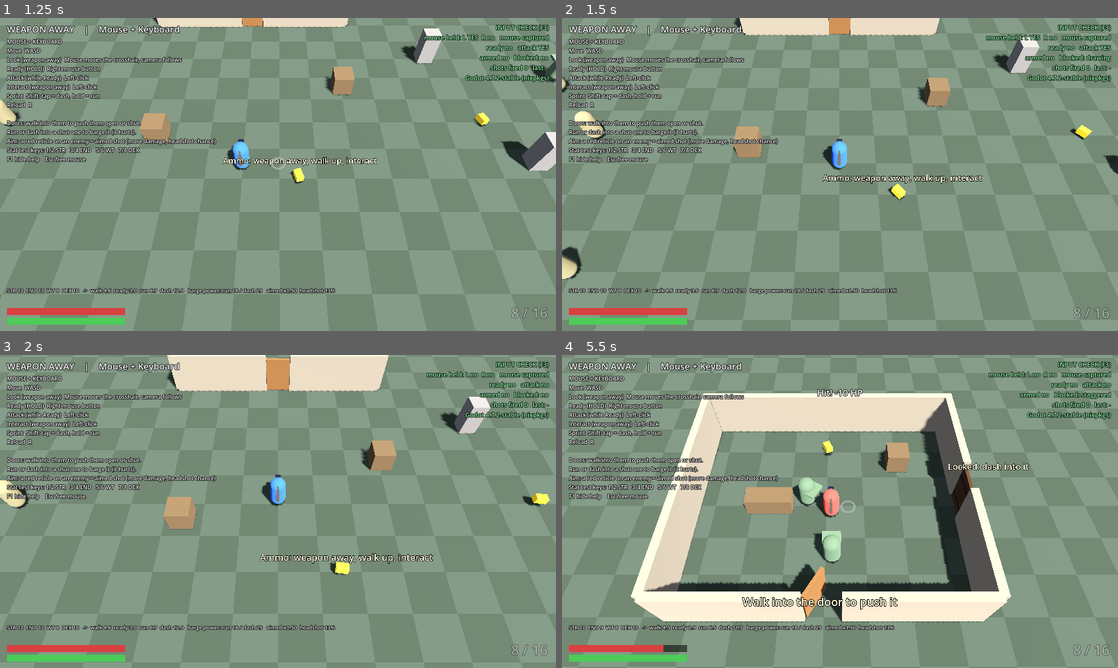
Above: before the commit, frames 1-4 (two rows, left to right).
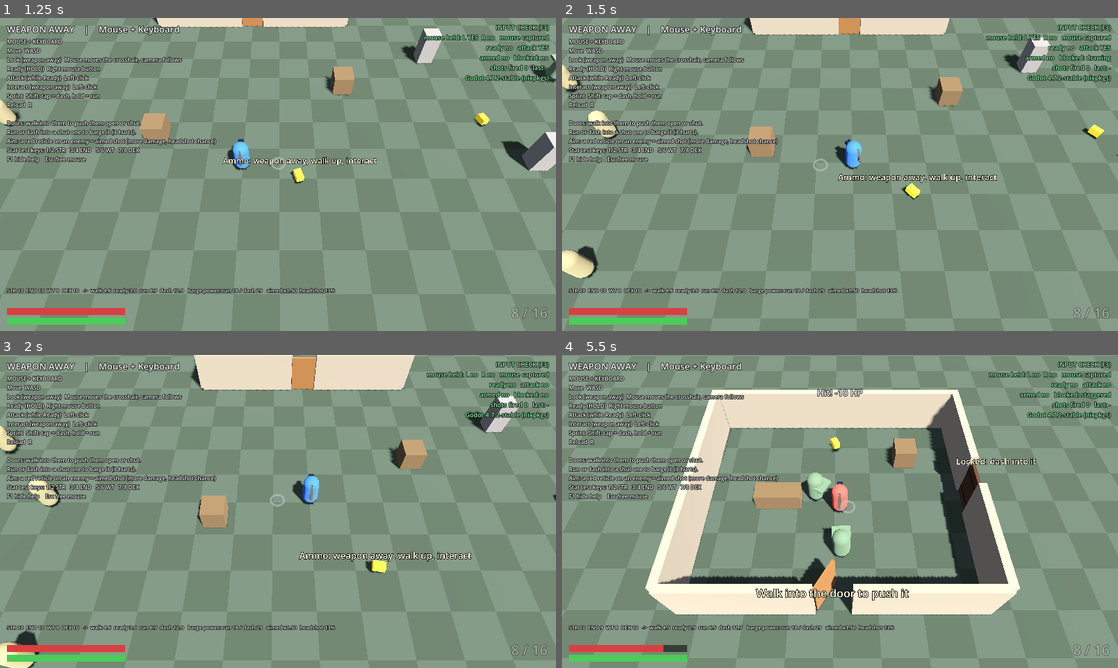
Above: after the commit, the same moments.

Repository: RuneTV64/twinsticksofdepth
Game: Godot game, scene res://main.tscn
The game is run twice, just before and just after one commit, with the same random seed, the same clock (stepped at 60 frames per second) and the same inputs.
Inputs (mouse positions are in pixels of both pictures, inside the frame that each line leads up to):
- Up to frame 1 (1.25 s): tap Enter at 0.5 s; move the mouse to (305, 174) at 0.52 s; press the mouse at (305, 174) at 0.53 s; hold W (move_up) from 0.53 s (still down)
- Up to frame 2 (1.5 s): keep holding W (move_up); move the mouse to (812, 174) at 1.27 s; release the mouse at (812, 174) at 1.28 s; right-click (812, 174) at 1.35 s; click (812, 174) at 1.42 s
- Up to frame 3 (2 s): keep holding W (move_up)
- Up to frame 4 (5.5 s): keep holding W (move_up); move the mouse to (851, 505) at 2.02 s; hold Shift (sprint) 2.03-2.78 s; click (851, 505) at 2.17 s; move the mouse to (834, 517) at 2.77 s; tap one key every 0.75 s from 2.85 s: Q 1 2 3; click (834, 517) at 2.92 s; move the mouse to (878, 514) at 3.52 s; click (878, 514) at 3.67 s; move the mouse to (795, 508) at 4.27 s; click (795, 508) at 4.42 s; move the mouse to (845, 511) at 5.02 s; click (845, 511) at 5.17 s

Frame 1 is identical in both runs. In frame 2, 4.7% of the frame differs, in the area x 0-100%, y 0-84%; in frame 3, 8.2%; in frame 4, 16%, in the area x 12-100%, y 11-100%.

Commit message:
Reticle: line-of-fire highlight, carry over across stances, shared range
- Reticle turns red only when a shot fired now would hit an enemy
  (same muzzle, direction, hit radius and wall check as the projectile)
- Reticle carries over when readying/unreadying while actively aiming
  (right stick tilted, or mouse crosshair still showing)
- One reticle_range for both stances, with per-stance gear bonuses
  (aim_range_bonus for scopes, look_range_bonus for binoculars)

Co-Authored-By: Claude Fable 5.2 <noreply@anthropic.com>

Diff:
--- a/player.gd
+++ b/player.gd
@@ -36,8 +36,11 @@
 @export var backpedal_mult := 0.75      # Ready: speed when moving directly away from aim
 @export var draw_time := 0.12         # Ready pressed -> can attack
 @export var sprint_tap_time := 0.22     # release Sprint before this = dash, hold past it = run
-@export var look_range := 8.0           # weapon away: how far the crosshair can roam
-@export var aim_range := 10.0           # Ready: max reticle distance
+@export var reticle_range := 10.0       # how far the reticle can roam, in both stances
+# Gear adds to the base range per stance. Set these when equipment changes (they can change
+# at any time; the reticle is re-clamped every frame).
+var look_range_bonus := 0.0             # weapon away: e.g. binoculars
+var aim_range_bonus := 0.0              # Ready: e.g. a scoped gun
 @export var aim_min_dist := 0.3         # Ready: reticle closer than this doesn't turn you
 @export var aim_stick_speed := 20.0     # Ready: reticle speed on the stick (m/s)
 @export var ready_cam_lead := 0.45     # Ready: how far the camera leans toward the reticle
@@ -277,7 +280,7 @@
 		if Input.mouse_mode == Input.MOUSE_MODE_CAPTURED and not dead:
 			var rel: Vector2 = event.relative
 			reticle_offset += Vector3(rel.x, 0.0, rel.y) * mouse_sens
-			reticle_offset = reticle_offset.limit_length(aim_range if armed else look_range)
+			reticle_offset = reticle_offset.limit_length(current_reticle_range())
 			_mouse_idle = 0.0
 	elif event is InputEventJoypadButton:
 		using_pad = true
@@ -337,6 +340,7 @@
 	_handle_collisions(pre_vel)
 
 	_update_facing(delta, move_dir)
+	_update_line_of_fire()
 	_update_combat()
 	_update_interact()
 	_update_visuals(delta)
@@ -368,18 +372,26 @@
 # ---------------------------------------------------------------- stance + aim
 func _update_stance() -> void:
 	var want_ready := ready_held()
+	# If you're actively aiming during a stance change (right stick tilted, or the mouse moved
+	# recently enough that the crosshair is still showing), the reticle carries over instead of
+	# resetting, so you can ready (or lower) mid-aim without losing your place.
+	var aim_active := _mouse_idle < mouse_idle_hide
+	if using_pad:
+		aim_active = Input.get_vector("aim_left", "aim_right", "aim_up", "aim_down", 0.2).length() > 0.05
 	if want_ready and not armed:
 		armed = true
 		running = false
 		_draw_t = draw_time
-		# The reticle always starts on you and is moved out from there. Facing holds until
+		# Otherwise the reticle starts on you and is moved out from there. Facing holds until
 		# it has been pushed far enough to give a direction (see aim_min_dist).
-		reticle_offset = Vector3.ZERO
+		if not aim_active:
+			reticle_offset = Vector3.ZERO
 	elif not want_ready and armed:
 		armed = false
 		_reload_t = 0.0   # putting it away cancels a reload
-		reticle_offset = Vector3.ZERO
-		_mouse_idle = 99.0
+		if not aim_active:
+			reticle_offset = Vector3.ZERO
+			_mouse_idle = 99.0
 
 
 func _update_aim(delta: float) -> void:
@@ -394,7 +406,7 @@
 			# distance). It stays where you leave it until Ready is released.
 			if stick.length() > 0.05:
 				reticle_offset += stick3 * aim_stick_speed * delta
-		reticle_offset = reticle_offset.limit_length(aim_range)
+		reticle_offset = reticle_offset.limit_length(current_reticle_range())
 		reticle_visible = true
 	else:
 		if using_pad:
@@ -405,22 +417,49 @@
 			reticle_visible = _mouse_idle < mouse_idle_hide
 		if not reticle_visible:
 			reticle_offset = Vector3.ZERO
-		reticle_offset = reticle_offset.limit_length(look_range)
-
-	# Reticle turns red over an enemy.
+		reticle_offset = reticle_offset.limit_length(current_reticle_range())
+
+
+
+## Max reticle distance right now: the shared base plus whatever the current stance's gear adds.
+func current_reticle_range() -> float:
+	return maxf(reticle_range + (aim_range_bonus if armed else look_range_bonus), 0.5)
+
+
+func muzzle_position() -> Vector3:
+	return global_position + Vector3(0.0, 1.1, 0.0) + facing * 0.3
+
+
+## The reticle is red only when a shot fired right now would really hit an enemy. This traces
+## the same path the projectile takes (from the muzzle, along your current facing, same hit
+## radius and wall check), so a wall, a shut door, a body in the way, or a facing that hasn't
+## turned onto the target yet all keep it white.
+func _update_line_of_fire() -> void:
 	reticle_on_enemy = false
 	reticle_target = null
-	if reticle_visible:
-		var rp := global_position + reticle_offset
-		for e in get_tree().get_nodes_in_group("enemies"):
-			var en := e as Enemy
-			if en and not en.dead:
-				var d := en.global_position - rp
-				d.y = 0.0
-				if d.length() < 0.95:
-					reticle_on_enemy = true
-					reticle_target = en
-					break
+	if not armed or dead:
+		return
+	var from := muzzle_position()
+	var to := from + facing * Projectile.MAX_DIST
+	var best_t := 2.0
+	for e in get_tree().get_nodes_in_group("enemies"):
+		var en := e as Enemy
+		if en == null or en.dead:
+			continue
+		var t := Projectile.segment_hit(from, to, en.global_position, Projectile.HIT_RADIUS)
+		if t >= 0.0 and t < best_t:
+			best_t = t
+			reticle_target = en
+	if reticle_target == null:
+		return
+	var q := PhysicsRayQueryParameters3D.create(from, to, 1, [get_rid()])
+	var hit := get_world_3d().direct_space_state.intersect_ray(q)
+	if not hit.is_empty():
+		var hp: Vector3 = hit["position"]
+		if from.distance_to(hp) / Projectile.MAX_DIST < best_t:
+			reticle_target = null   # something solid is in the way
+			return
+	reticle_on_enemy = true
 
 
 func _update_facing(delta: float, move_dir: Vector3) -> void:
@@ -604,7 +643,7 @@
 		shot.headshot_chance = headshot_chance
 	shots_fired += 1
 	print("[fire] #%d dir %s mag %d" % [shots_fired, facing, mag])
-	shot.position = global_position + Vector3(0.0, 1.1, 0.0) + facing * 0.3
+	shot.position = muzzle_position()
 	get_parent().add_child(shot)
 	velocity -= facing * shot_kick
 	if camera_rig:
--- a/projectile.gd
+++ b/projectile.gd
@@ -7,7 +7,10 @@
 var speed := 140.0
 var damage := 25.0
 var knock := 3.0
-var max_dist := 40.0
+const MAX_DIST := 40.0
+const HIT_RADIUS := 0.55    # how close (XZ) the shot must pass to an enemy's center to hit
+
+var max_dist := MAX_DIST
 var exclude: Array[RID] = []
 var shooter: Player
 var aimed_at: Enemy = null      # enemy under the reticle when fired; bonuses apply only to it
@@ -43,7 +46,7 @@
 		var en := e as Enemy
 		if en == null or en.dead:
 			continue
-		var t := _segment_hit(from, to, en.global_position, 0.55)
+		var t := segment_hit(from, to, en.global_position, HIT_RADIUS)
 		if t >= 0.0 and t < best_t:
 			best_t = t
 			best_e = en
@@ -81,7 +84,8 @@
 
 
 ## Fraction 0..1 along from->to where it passes within `radius` of a standing enemy (XZ), or -1.
-func _segment_hit(from: Vector3, to: Vector3, c: Vector3, radius: float) -> float:
+## Static so the player's aim check uses exactly the same test as the shot itself.
+static func segment_hit(from: Vector3, to: Vector3, c: Vector3, radius: float) -> float:
 	var a := Vector2(from.x, from.z)
 	var b := Vector2(to.x, to.z)
 	var p := Vector2(c.x, c.z)
